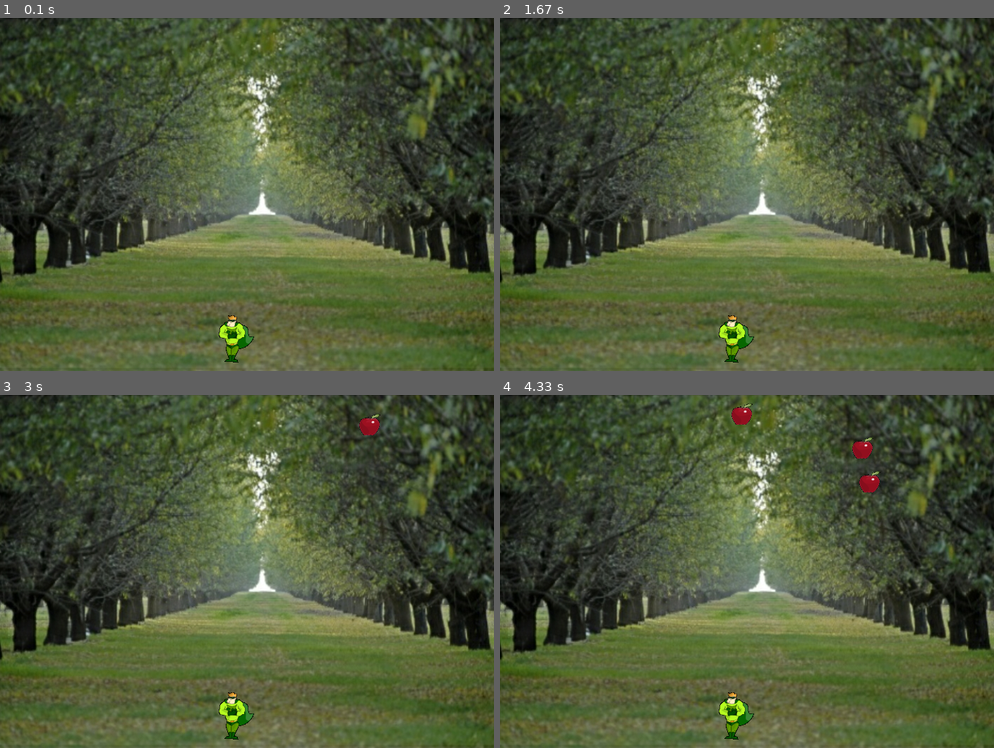
Above: before the commit, frames 1-4 (two rows, left to right).
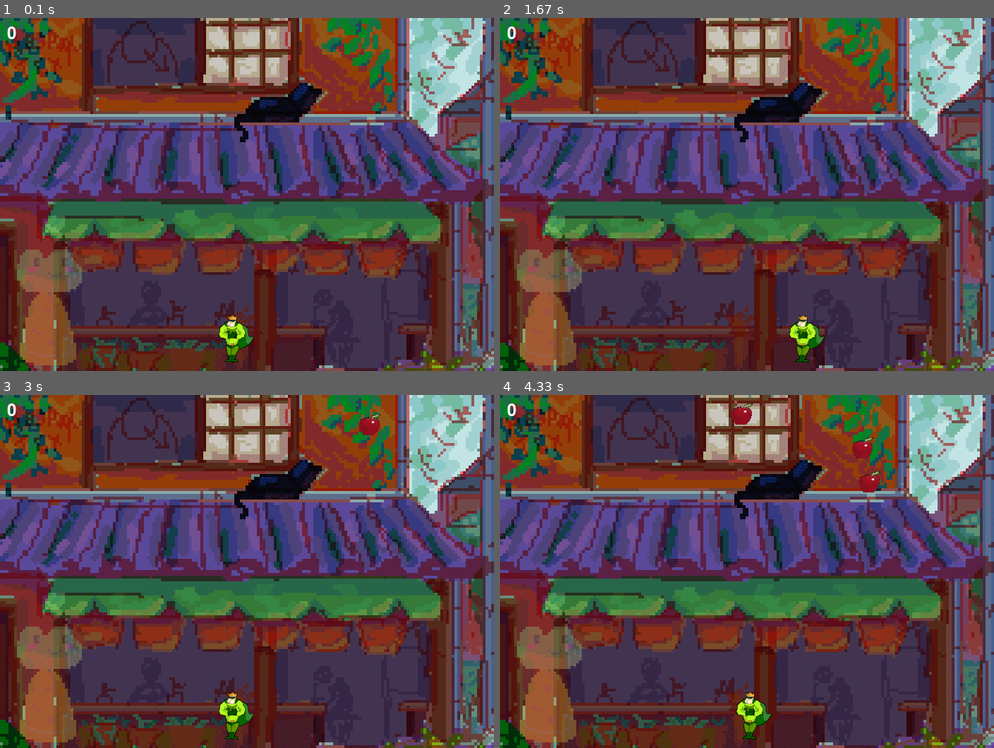
Above: after the commit, the same moments.

Repository: Carine-SHS-Digital-Tech/dodge-pygame-TOGCJ
Game: pygame game, started from main.py
Same seed, same stepped clock (60 frames per second), same inputs: the game is played once before the commit and once after it.
Inputs:
- Up to frame 1 (0.1 s): no input
- Up to frame 2 (1.67 s): hold Right 0.33-0.8 s; hold Up 0.83-1.13 s; hold Right 1.17-1.63 s
- Up to frame 3 (3 s): hold Left 1.67-2.2 s; hold Up from 2.67 s (still down)
- Up to frame 4 (4.33 s): release Up at 3.03 s; hold Right 3.07-3.7 s; hold Left 3.73-4.2 s; hold Right from 4.23 s (still down)

The runs differ from the first frame. In frame 1, 98% of the frame differs, in the area x 0-100%, y 0-100%; in frame 2, 99%; in frame 3, 98%; in frame 4, 98%.

Commit message:
Finished code

Diff:
--- a/main.py
+++ b/main.py
@@ -21,9 +21,13 @@
         if self.rect.y <= 470:
             self.rect.y= self.rect.y + distance
 
-    def deleteFallingObjects(self):
+    def deleteFallingObjects(self,oldscore):
         if self.rect.y > 470:
             self.kill()
+            newscore= oldscore + 1
+            return newscore
+        else:
+            return oldscore
 
 class Character(pygame.sprite.Sprite):
     def __init__(self):
@@ -46,12 +50,14 @@
 pygame.init()                               # Pygame is initialised (starts running)
 
 screen = pygame.display.set_mode([700,500]) # Set the width and height of the screen [width,height]
-pygame.display.set_caption("Charlie'.Game")
-background_image= pygame.image.load('OrchardBackground.jpg').convert()
+pygame.display.set_caption("Dodge")
+background_image= pygame.image.load('background.gif').convert()
 done = False                                # Loop until the user clicks the close button.
 clock = pygame.time.Clock()                 # Used to manage how fast the screen updates
 black    = (   0,   0,   0)                 # Define some colors using rgb values.  These can be
 white    = ( 255, 255, 255)                 # used throughout the game instead of using rgb values.
+
+font= pygame.font.Font(None,36)
 
 # Define additional Functions and Procedures here
 allFallingObjects= pygame.sprite.Group()
@@ -63,12 +69,21 @@
 charactersGroup.add(character)
 movement= 0
 
+score= 0
+
 # -------- Main Program Loop -----------
 while done == False:
 
     for event in pygame.event.get():        # Check for an event (mouse click, key press)
         if event.type == pygame.QUIT:       # If user clicked close window
-            done = True                     # Flag that we are done so we exit this loop
+            done = True      # Flag that we are done so we exit this loop
+        if event.type == pygame.KEYDOWN:
+            if event.key == pygame.K_LEFT:
+                movement= -5
+            if event.key == pygame.K_RIGHT:
+                movement= 5
+            if event.key == pygame.K_UP:
+                movement= 0
 
     # Update sprites here
     if pygame.time.get_ticks() > nextApple:
@@ -80,11 +95,20 @@
     for eachObject in (allFallingObjects.sprites()):
         eachObject.moveFallingObjects(3)
 
-        eachObject.deleteFallingObjects()
+
+        score= eachObject.deleteFallingObjects(score)
+
+    character.moveCharacter(movement)
+
+    collisions= pygame.sprite.groupcollide(allFallingObjects,charactersGroup,False,False)
+    if len(collisions) >0:
+        done= True
 
     screen.blit(background_image, [0,0])
     allFallingObjects.draw(screen)
     charactersGroup.draw(screen)
+    textImg= font.render(str(score),1,white)
+    screen.blit(textImg,(10,10))
     pygame.display.flip()                   # Go ahead and update the screen with what we've drawn.
     clock.tick(20)                          # Limit to 20 frames per second
 
Binary file added: background.gif
Binary file added: background.jpg
